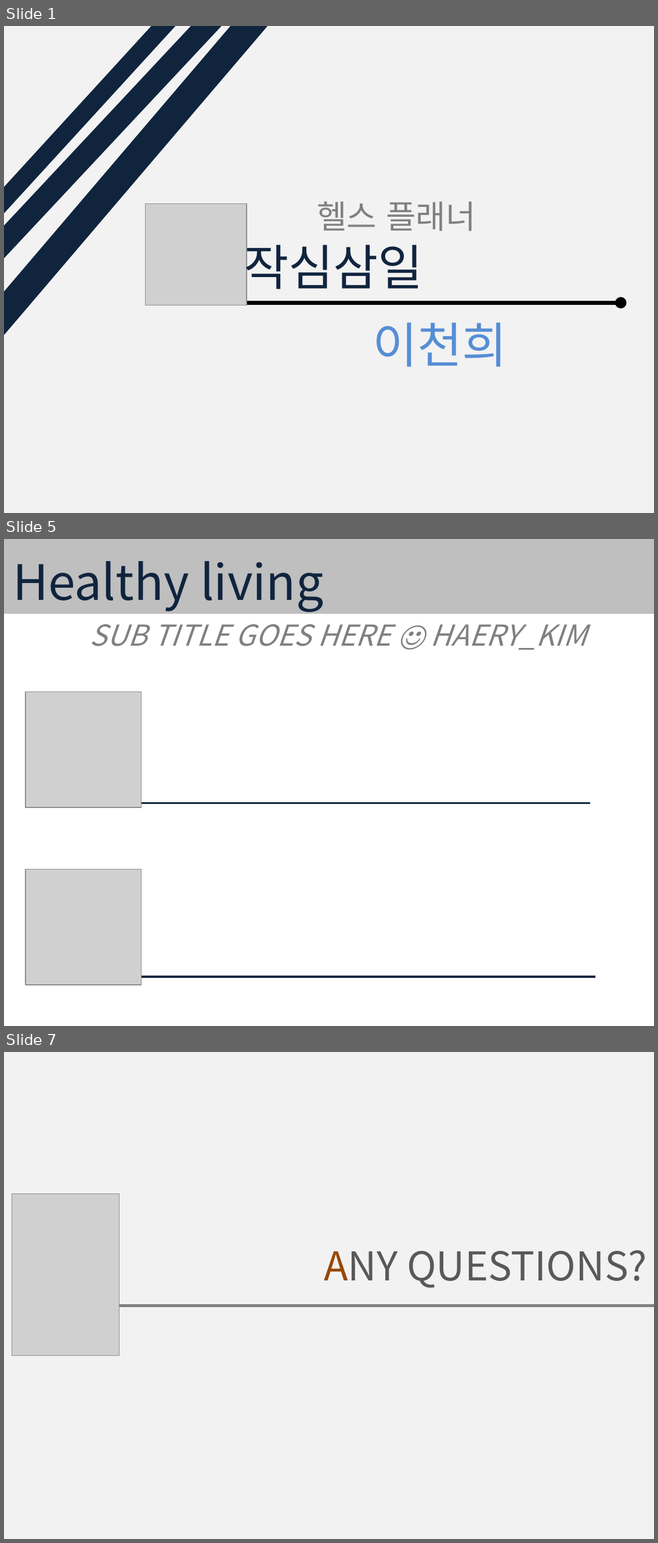
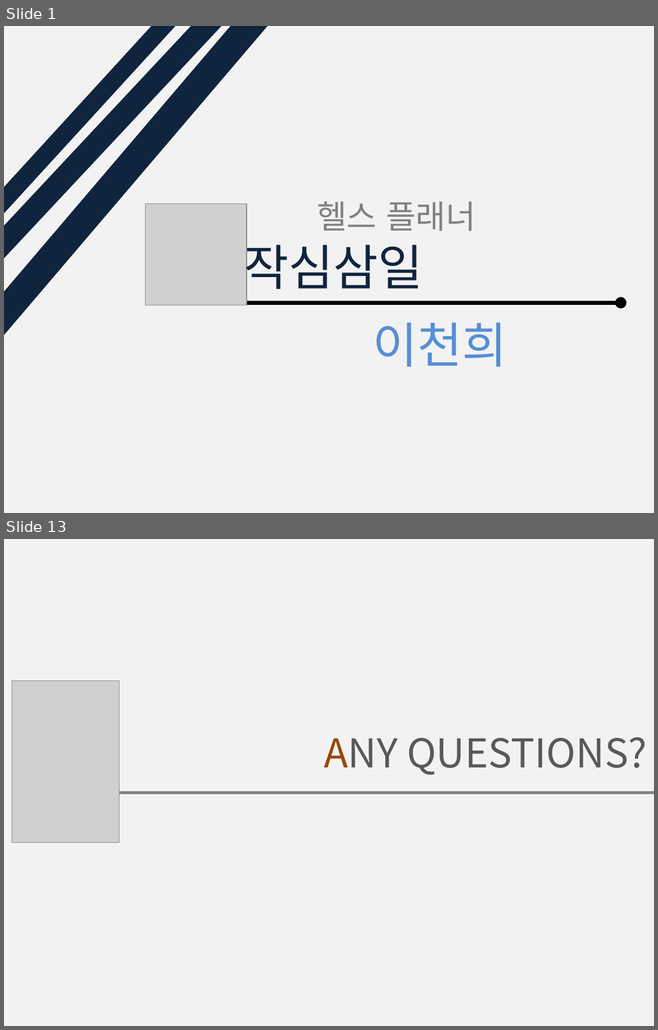
Before and after one commit to dlcjsgml2002/portfolio_planner, a slide deck: document/ppt.pptx. Shown one above the other, each under a label of ours: slides 1, 5 and 7 before the commit, slides 1 and 13 after it; the slides between them are not shown. The pictures are 658x1543 and 658x1030 pixels, drawn with LibreOffice and Linux fonts; fonts in the diff are those of the drawing; grey boxes stand for pictures. Boxes give left, top, right and bottom in pixels: in the first picture for what was removed or moved away, otherwise in the second. Text is boxed around its words. In the diff, an @@ line names an element or a change of style, - is before the commit and + after.

```diff
--- a/document/ppt.pptx
+++ b/document/ppt.pptx
@@ slide 5 removed at box(4, 539, 654, 1026), background #FFFFFF @@
@@ rectangle removed at box(4, 539, 654, 614) @@
@@ text removed at box(13, 561, 323, 612) @@
-Healthy living
@@ text removed at box(90, 624, 586, 650) @@
-SUB TITLE GOES HERE ☺ HAERY_KIM
@@ picture removed at box(25, 692, 141, 808) @@
@@ line removed from (78, 803) to (590, 803) @@
@@ picture removed at box(25, 870, 141, 985) @@
@@ line removed from (83, 977) to (594, 977) @@
@@ what was slide 7 is now slide 13 @@
```
Also in this commit, not shown: 1 slide changed, 10 slides added, 3 other slides removed, 1 other file.
